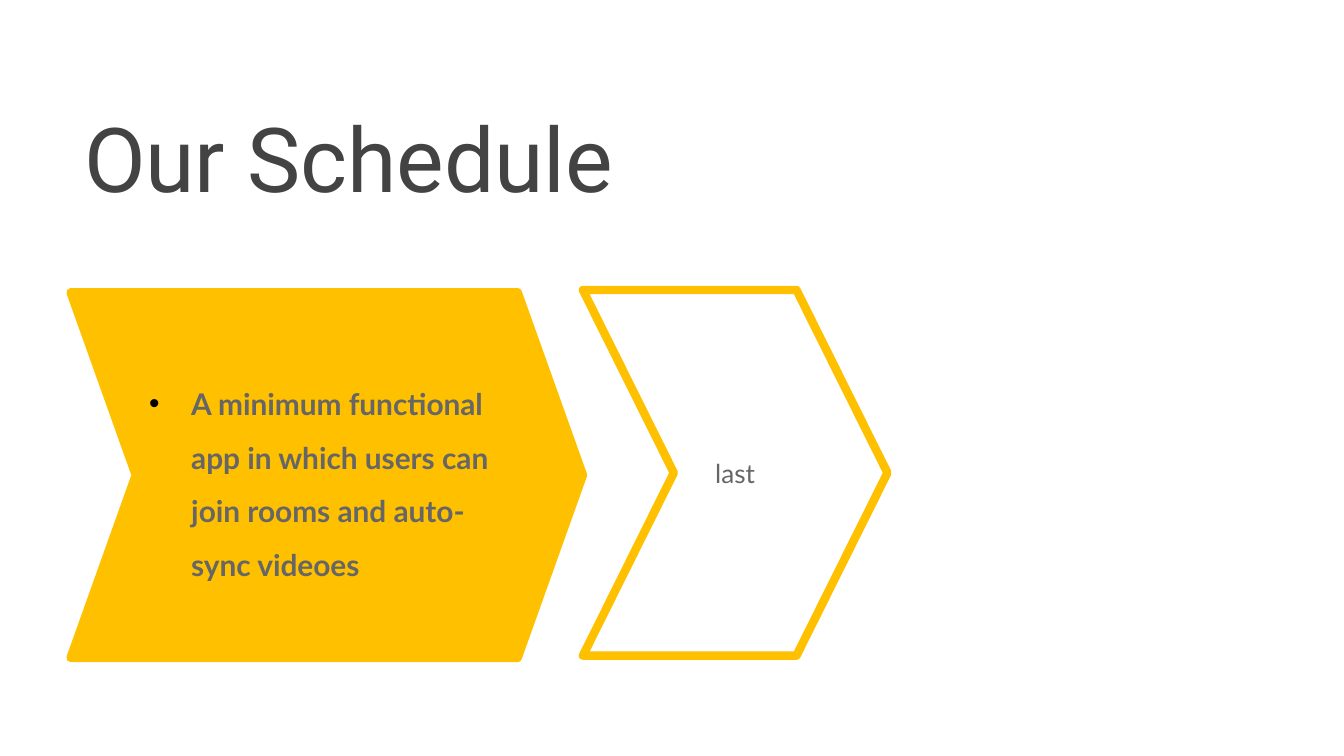
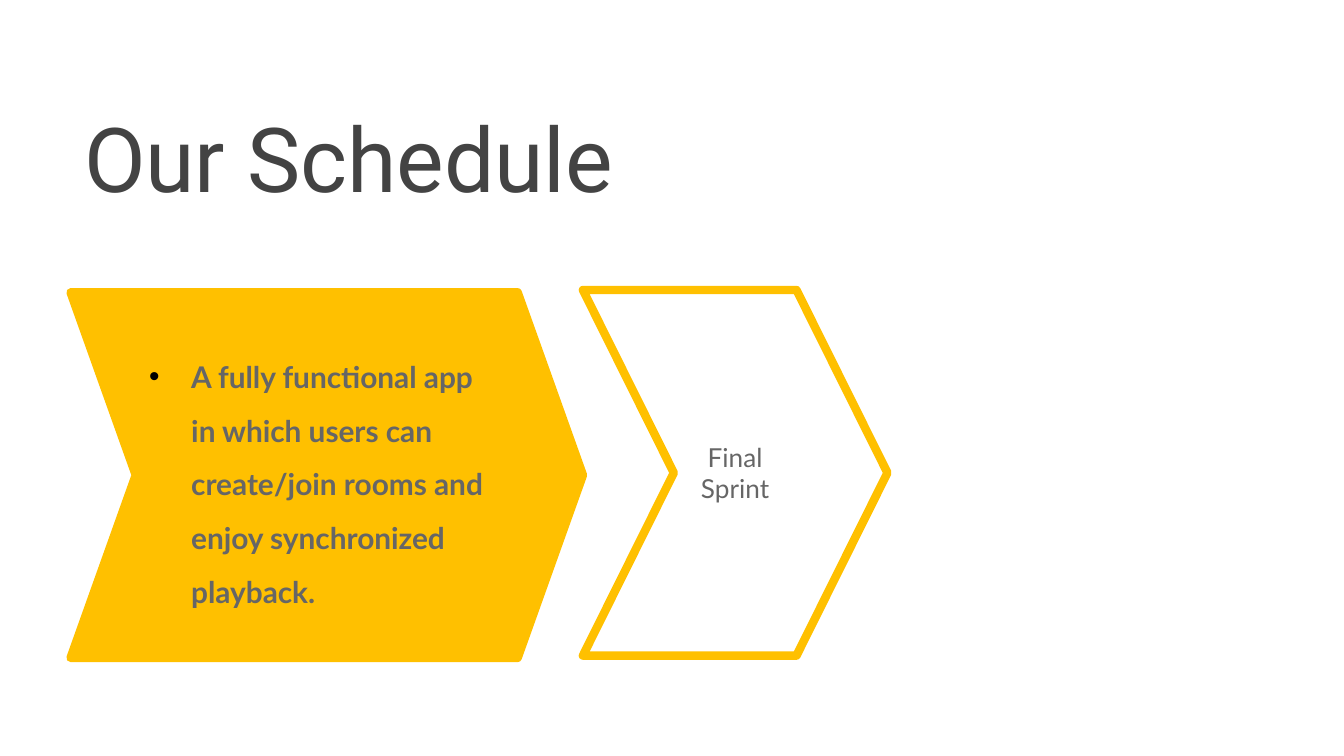
Before and after one commit to nkjack/17437-hot-pot-music-share, a slide deck: slide 3 of sprint-presentations/1119_WebApp_presentation.pptx. Drawn at 1344x756 pixels with LibreOffice and Linux fonts; fonts in the diff are those of the drawing; background and template pictures are left out. Boxes give left, top, right and bottom in pixels: in the first picture for what was removed or moved away, otherwise in the second. Text is boxed around its words. In the diff, an @@ line names an element or a change of style, - is before the commit and + after.

Commit message:
Minor rewording and typo corrections :)

```diff
--- a/sprint-presentations/1119_WebApp_presentation.pptx
+++ b/sprint-presentations/1119_WebApp_presentation.pptx
@@ text in chevron at <box>191,366,483,608</box>: text changed @@
-• A minimum functional app in which users can join rooms and auto-sync videoes
+• A fully functional app in which users can create/join rooms and enjoy synchronized playback.
@@ text in chevron at <box>701,448,769,503</box>: text changed @@
-last
+Final Sprint
```
Also in this commit, not shown: 7 other slides changed.
